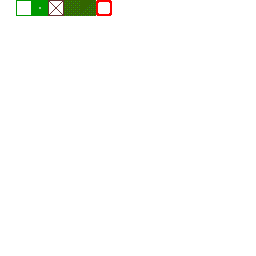
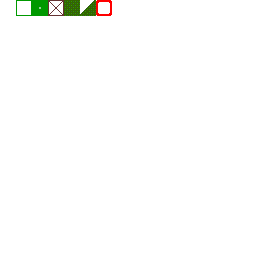
Revision of a layered w=256, h=256 image; what changed, layer by layer:
painted on "forrest-left" over [80, 0, 94, 14]
